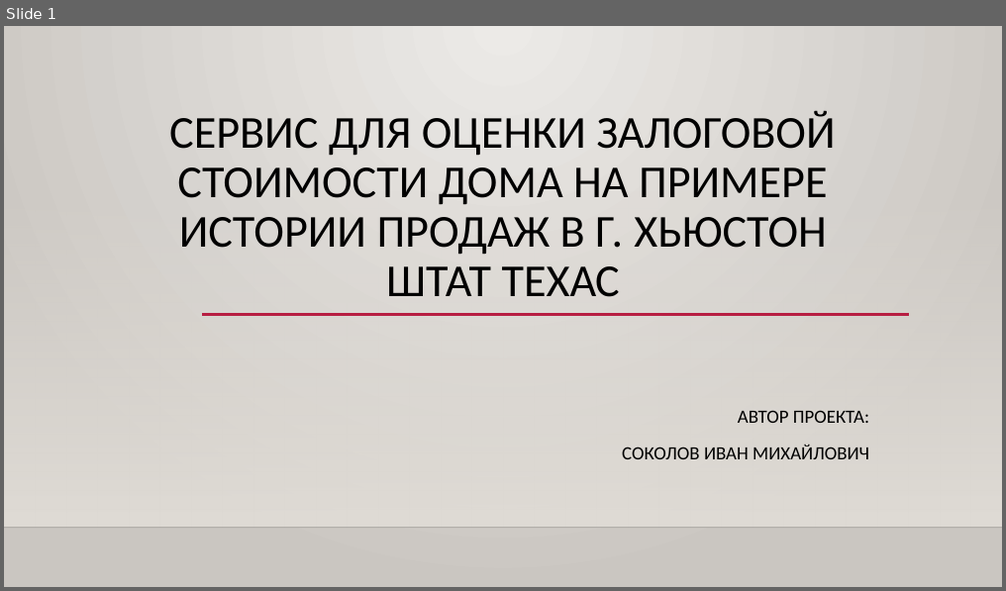
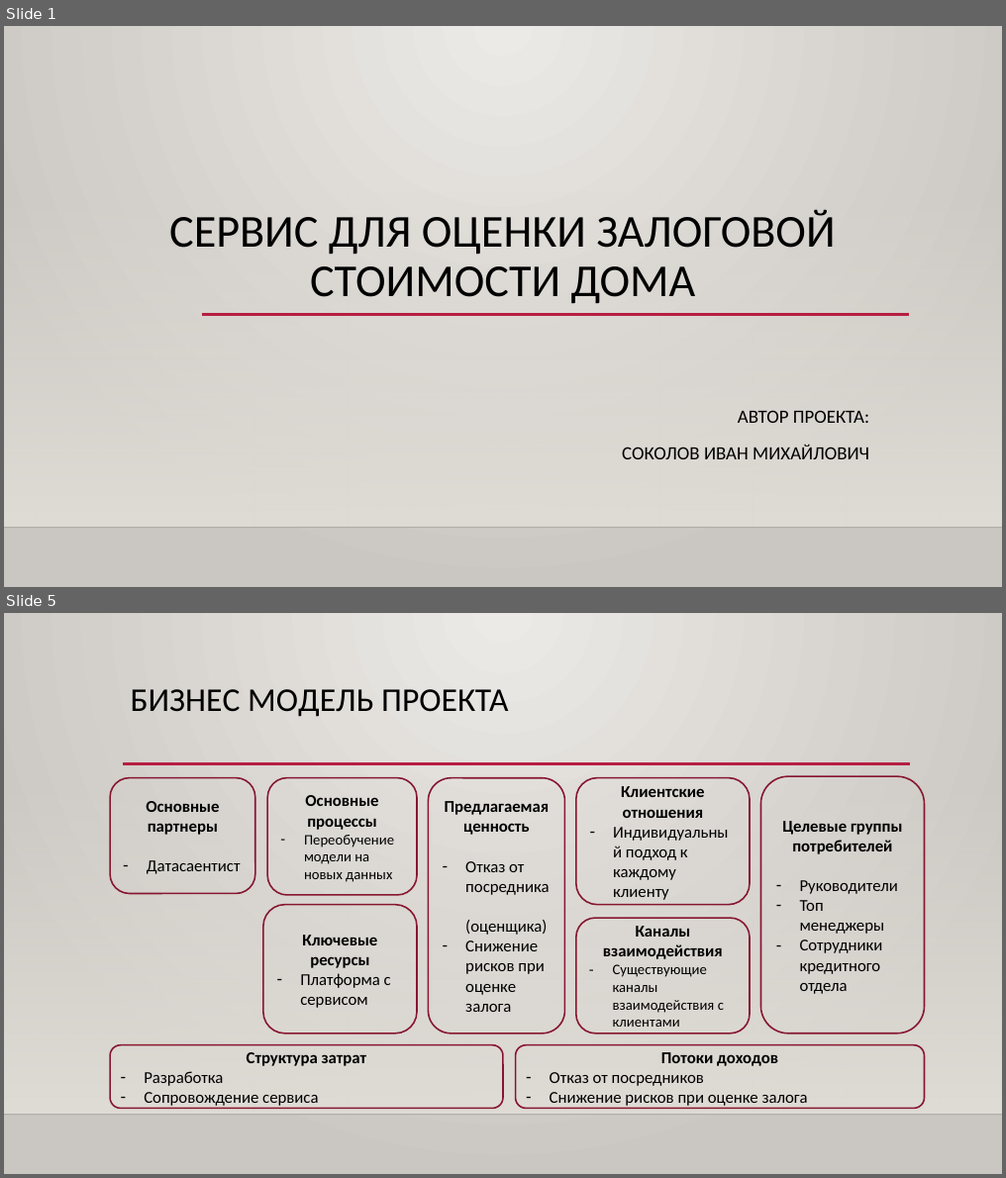
Before and after one commit to Sokolov-IM/sim-repo, a slide deck: Дипломный проект/Sokolov_presentation.pptx. Shown one above the other, each under a label of ours: slide 1 before the commit, slides 1 and 5 after it; the slides between them are not shown. The pictures are 1006x591 and 1006x1178 pixels, drawn with LibreOffice and Linux fonts; fonts in the diff are those of the drawing; background and template pictures are left out. Boxes give left, top, right and bottom in pixels: in the first picture for what was removed or moved away, otherwise in the second. Text is boxed around its words. In the diff, an @@ line names an element or a change of style, - is before the commit and + after.

```diff
--- a/Дипломный проект/Sokolov_presentation.pptx
+++ b/Дипломный проект/Sokolov_presentation.pptx
@@ slide 5 added at bbox=[4, 613, 1002, 1174], background gradient #ECEAE7 to #CAC7C1; not listed: 2 template elements that a slide beside it also shows @@
@@ title added at bbox=[131, 689, 508, 717], 32 pt, text #000000 @@
+БИЗНЕС МОДЕЛЬ ПРОЕКТА
@@ rounded rectangle added at bbox=[110, 777, 255, 894], outline #871631 1.5 pt, 16 pt, text #000000, bold @@
+Основные партнеры
+– Датасаентист
@@ line added from (123, 764) to (910, 764), #B71E42 2.5 pt @@
@@ rounded rectangle added at bbox=[267, 777, 417, 895], outline #871631 1.5 pt, 14 pt, text #000000 @@
+Основные процессы
+– Переобучение модели на новых данных
@@ rounded rectangle added at bbox=[429, 778, 565, 1034], outline #871631 1.5 pt, 16 pt, text #000000 @@
+Предлагаемая ценность
+– Отказ от посредника (оценщика)
+– Снижение рисков при оценке залога
@@ rounded rectangle added at bbox=[576, 777, 749, 904], outline #871631 1.5 pt, 16 pt, text #000000 @@
+Клиентские отношения
+– Индивидуальный подход к каждому клиенту
@@ rounded rectangle added at bbox=[761, 776, 924, 1033], outline #871631 1.5 pt, 16 pt, text #000000 @@
+Целевые группы потребителей
+– Руководители
+– Топ менеджеры
+– Сотрудники кредитного отдела
@@ rounded rectangle added at bbox=[263, 905, 417, 1034], outline #871631 1.5 pt, 16 pt, text #000000 @@
+Ключевые ресурсы
+– Платформа с сервисом
@@ rounded rectangle added at bbox=[576, 919, 749, 1034], outline #871631 1.5 pt, 14 pt, text #000000 @@
+Каналы взаимодействия
+– Существующие каналы взаимодействия с клиентами
@@ rounded rectangle added at bbox=[110, 1046, 503, 1109], outline #871631 1.5 pt, 16 pt, text #000000 @@
+Структура затрат
+– Разработка
+– Сопровождение сервиса
@@ rounded rectangle added at bbox=[515, 1046, 924, 1109], outline #871631 1.5 pt, 16 pt, text #000000 @@
+Потоки доходов
+– Отказ от посредников
+– Снижение рисков при оценке залога
@@ slide 1 changed as well @@
@@ title at bbox=[169, 209, 835, 304]: text changed @@
-СЕРВИС ДЛЯ ОЦЕНКИ ЗАЛОГОВОЙ СТОИМОСТИ ДОМА НА ПРИМЕРЕ ИСТОРИИ ПРОДАЖ В Г. ХЬЮСТОН ШТАТ ТЕХАС
+СЕРВИС ДЛЯ ОЦЕНКИ ЗАЛОГОВОЙ СТОИМОСТИ ДОМА
```
Also in this commit, not shown: 6 other slides added, 8 slides removed.
